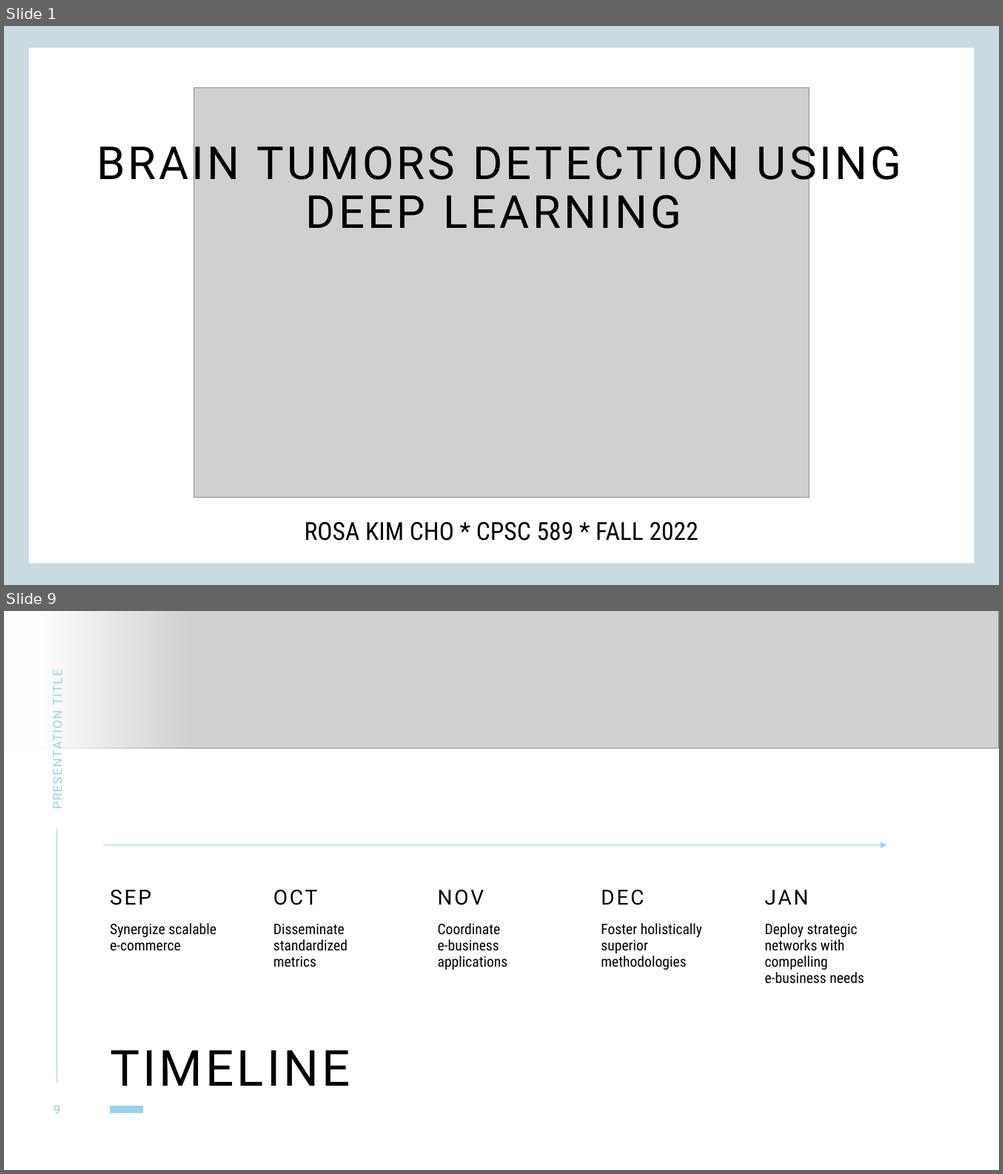
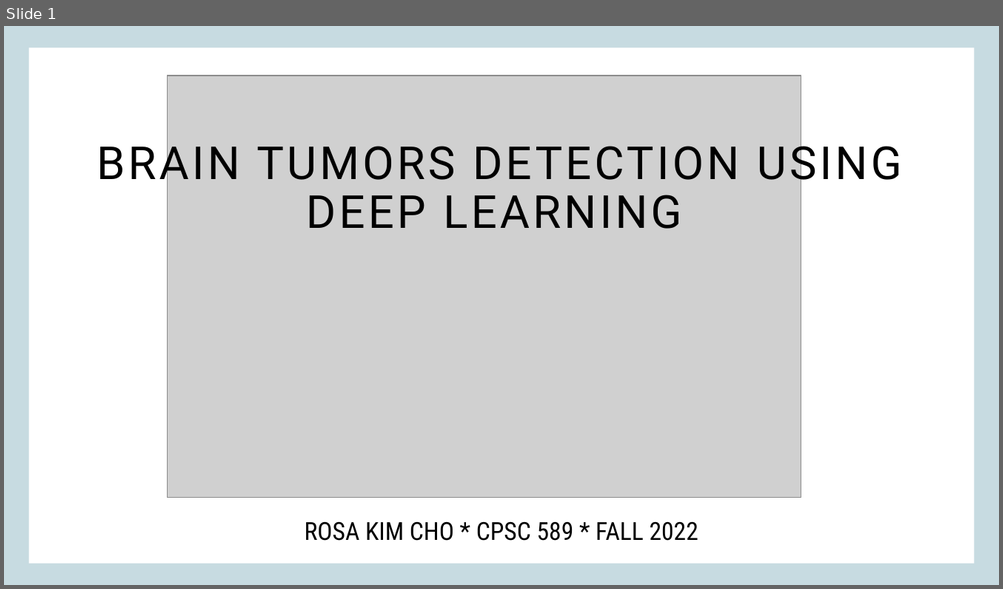
Before and after one commit to rkcho317/projcerebro, a slide deck: Presentation2.pptx. Shown one above the other, each under a label of ours: slides 1 and 9 before the commit, slide 1 after it; the slides between them are not shown. The pictures are 1003x1174 and 1003x589 pixels, drawn with LibreOffice and Linux fonts; fonts in the diff are those of the drawing; grey boxes stand for pictures. Boxes give left, top, right and bottom in pixels: in the first picture for what was removed or moved away, otherwise in the second. Text is boxed around its words. In the diff, an @@ line names an element or a change of style, - is before the commit and + after.

```diff
--- a/Presentation2.pptx
+++ b/Presentation2.pptx
@@ slide 9 removed at (4,611,999,1170), background #FFFFFF @@
@@ picture removed at (4,611,999,749) @@
@@ rectangle removed at (4,611,190,749) @@
@@ text removed at (49,672,65,806) @@
-PRESENTATION TITLE
@@ line removed from (57, 829) to (57, 1083) @@
@@ arrow removed from (103, 846) to (887, 846) @@
@@ text removed at (110,889,151,906) @@
-SEP
@@ text removed at (273,885,405,918) @@
-OCT
@@ text removed at (438,885,569,918) @@
-NOV
@@ text removed at (600,889,643,906) @@
-DEC
@@ text removed at (764,885,896,918) @@
-JAN
@@ text removed at (110,923,216,951) @@
-Synergize scalable
-e-commerce
@@ text removed at (273,924,347,968) @@
-Disseminate standardized
-metrics
@@ text removed at (438,923,508,970) @@
-Coordinate
-e-business applications
@@ text removed at (600,923,702,970) @@
-Foster holistically superior methodologies
@@ text removed at (765,923,864,984) @@
-Deploy strategic networks with compelling
-e-business needs
@@ title removed at (110,1051,350,1086) @@
-TIMELINE
@@ page number removed at (54,1105,60,1114) @@
-9
@@ line removed from (110, 1110) to (144, 1110) @@
@@ slide 1 changed as well @@
@@ picture: place and size @@
-picture at (193,88,809,498)
+picture at (168,76,801,497)
```
Also in this commit, not shown: 1 other slide changed, 5 slides added, 10 other slides removed, 8 other files.
